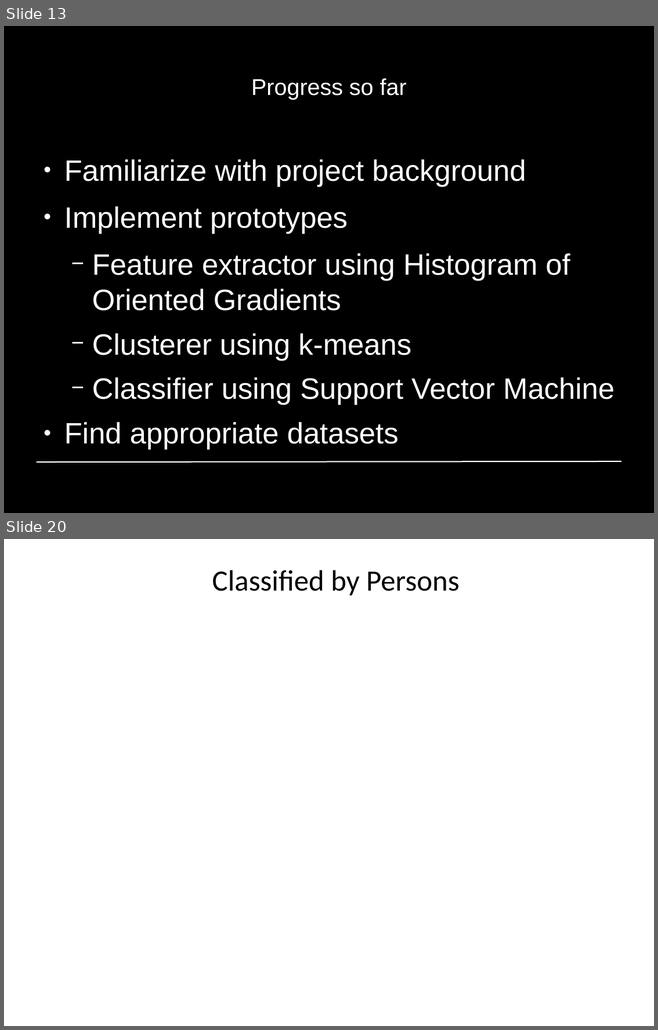
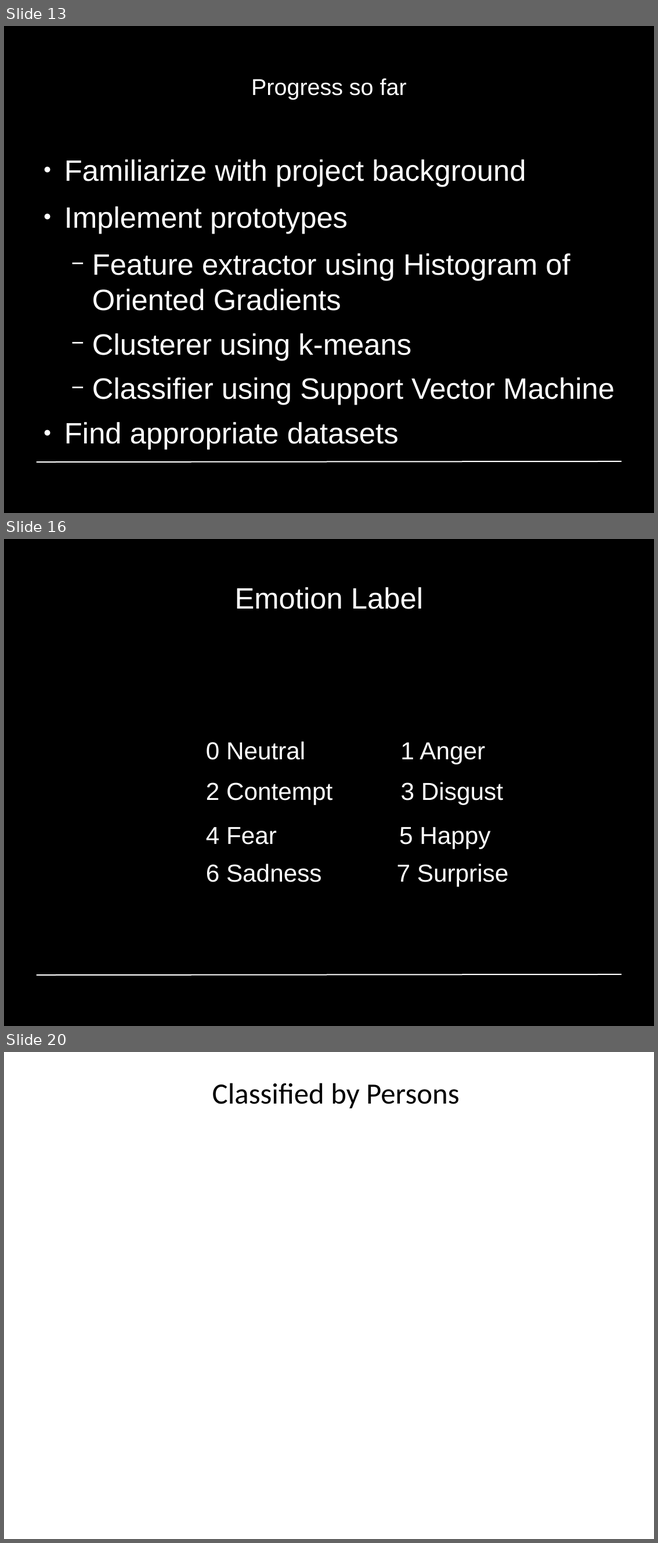
Before and after one commit to GiannisPapadopoulos/DiscriminativePatches, a slide deck: presentations/period1/MAI_Project1_Group4.odp. Shown one above the other, each under a label of ours: slides 13 and 20 before the commit, slides 13, 16 and 20 after it; the slides between them are not shown. The pictures are 658x1030 and 658x1543 pixels, drawn with LibreOffice and Linux fonts; fonts in the diff are those of the drawing; background and template pictures are left out. Boxes give left, top, right and bottom in pixels: in the first picture for what was removed or moved away, otherwise in the second. Text is boxed around its words. In the diff, an @@ line names an element or a change of style, - is before the commit and + after.

```diff
--- a/presentations/period1/MAI_Project1_Group4.odp
+++ b/presentations/period1/MAI_Project1_Group4.odp
@@ slide 16 added at [4,539,654,1026], background #000000; not listed: 1 template element that a slide beside it also shows @@
@@ title added at [235,587,423,609], 36 pt, text #FFFFFF @@
+Emotion Label
@@ text added at [206,741,509,886], 30 pt, text #FFFFFF @@
+0 Neutral 1 Anger
+2 Contempt 3 Disgust
+4 Fear 5 Happy
+6 Sadness 7 Surprise
```
Also in this commit, not shown: 2 slides changed, 2 other slides added, 3 slides removed.
